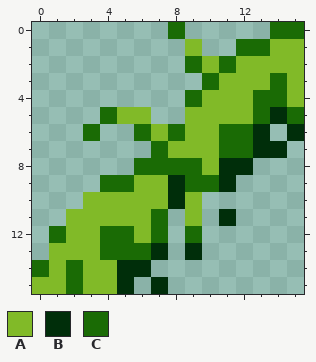
Edited in one commit: pixel-art sprite (data/base/gfx/game/tile/nature/grass_c_br.png). The picture above is the old version.
The file is 16x16 pixels.
Palette (. is transparent): A #81ba28  B #002e0a  C #1a6b05
Pixels before, first column x 0:
 0 ........C.....CC
 1 .........A..CCAA
 2 .........CACAAAA
 3 ..........CAAACA
 4 .........CAAACCA
 5 ....CAA..AAAACBC
 6 ...C..CACAACCB.B
 7 .......CAAACCBB.
 8 ......CCCCABB...
 9 ....CCAABCCB....
10 ...AAAAABA......
11 ..AAAAAC.A.B....
12 .CAACCAC.C......
13 .AAACCCB.B......
14 CACAABB.........
15 AACAAB.B........
After the commit:
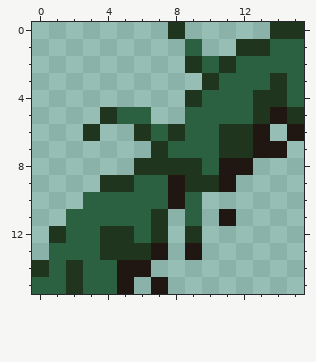
The edit:
Colour A changes from #81ba28 to #2b6140.
Colour B changes from #002e0a to #201713.
Colour C changes from #1a6b05 to #20351e.
Changed places in both pictures, as pixel boxes (x1, y1, x2, y2):
changed: (32, 22, 304, 294)
